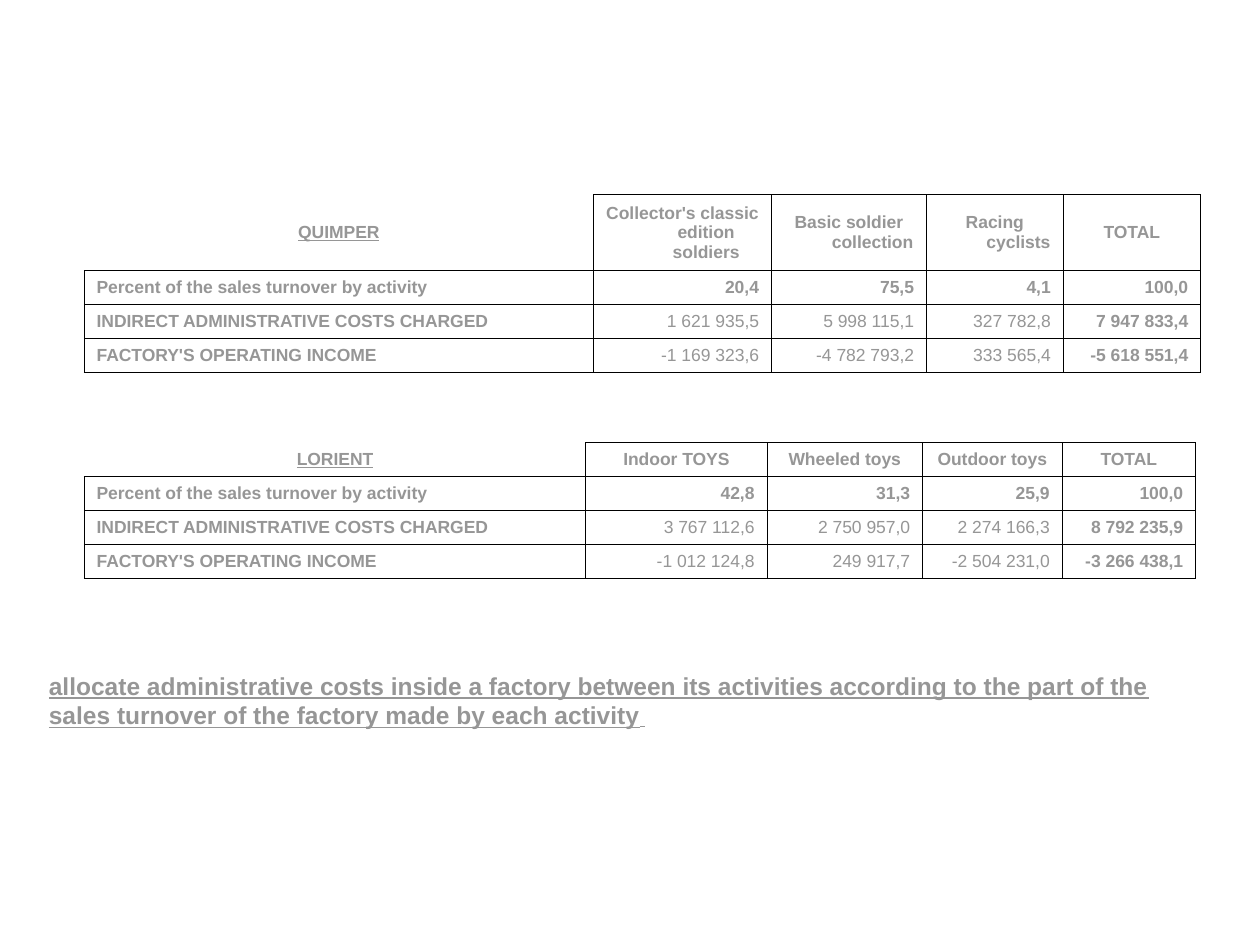
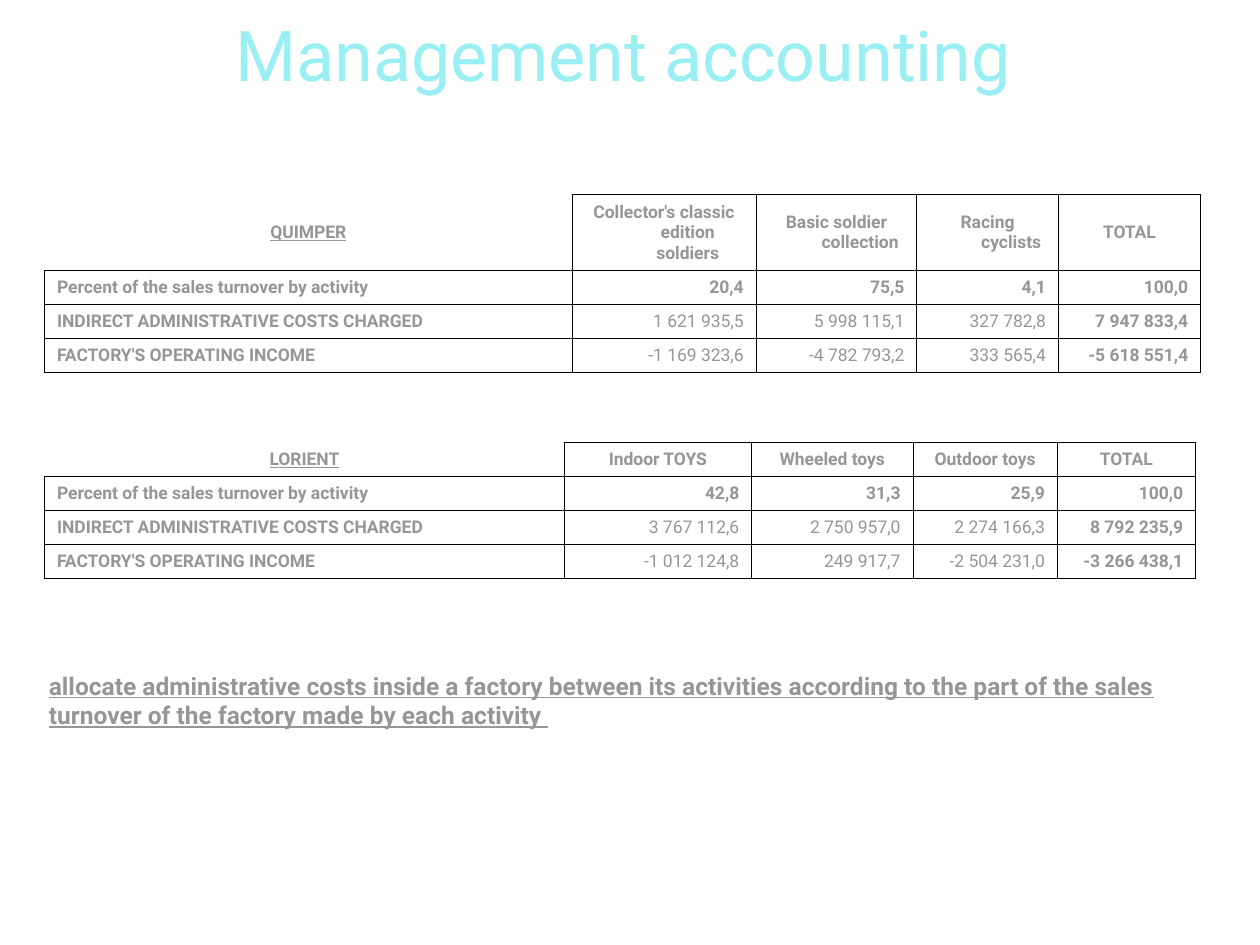
Before and after one commit to pngames/pavillon-noir, a slide deck: slide 6 of .others/tertiaire/tertiaire_finance.ppt. Drawn at 1260x945 pixels with LibreOffice and Linux fonts; fonts in the diff are those of the drawing; background and template pictures are left out. Boxes give left, top, right and bottom in pixels: in the first picture for what was removed or moved away, otherwise in the second. Text is boxed around its words. In the diff, an @@ line names an element or a change of style, - is before the commit and + after.

```diff
--- a/.others/tertiaire/tertiaire_finance.ppt
+++ b/.others/tertiaire/tertiaire_finance.ppt
@@ title added at (235, 30, 1011, 96), 40 pt, text #99EFF1 @@
+Management accounting
@@ table at (44, 195, 1201, 372) @@
@@ font Arial to Roboto @@
@@ table: place and size @@
-table at (84, 195, 1201, 372)
+table at (44, 195, 1201, 372)
@@ table at (44, 442, 1196, 576) @@
@@ font Arial to Roboto @@
@@ table: place and size @@
-table at (84, 442, 1196, 576)
+table at (44, 442, 1196, 576)
@@ text "allocate administrative costs inside a ..." at (49, 676, 1153, 729): font Arial to Roboto @@
```
Also in this commit, not shown: 13 other slides changed, 1 slide added, 1 slide removed.
